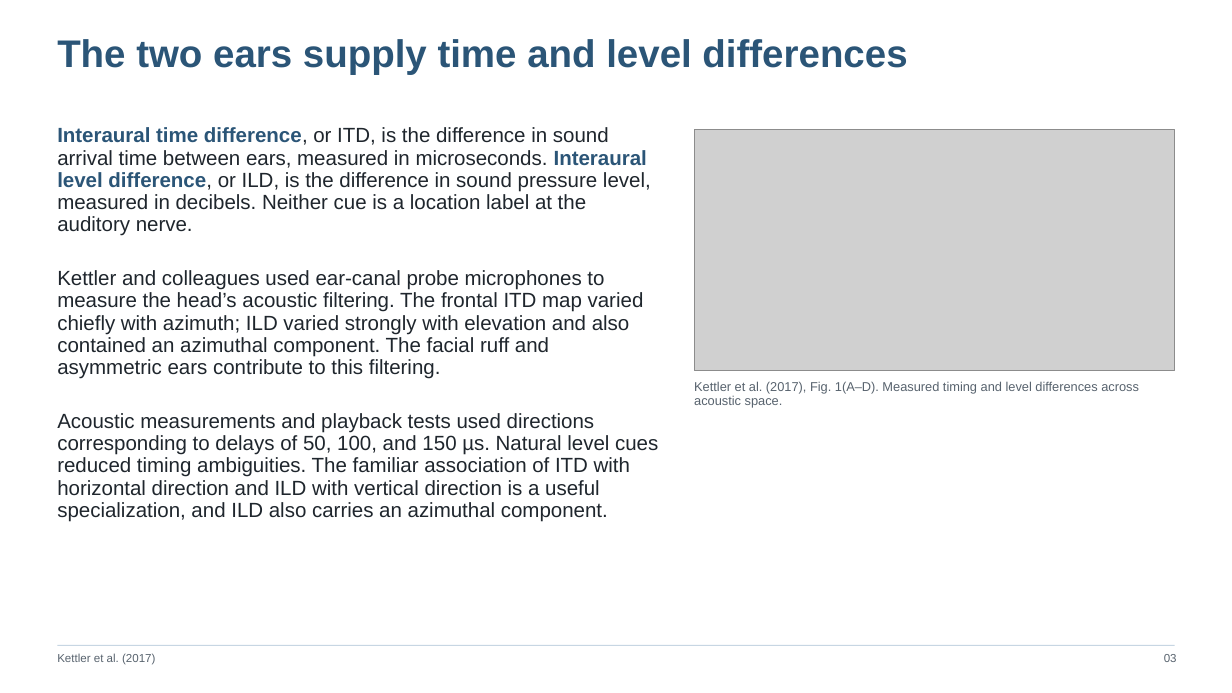
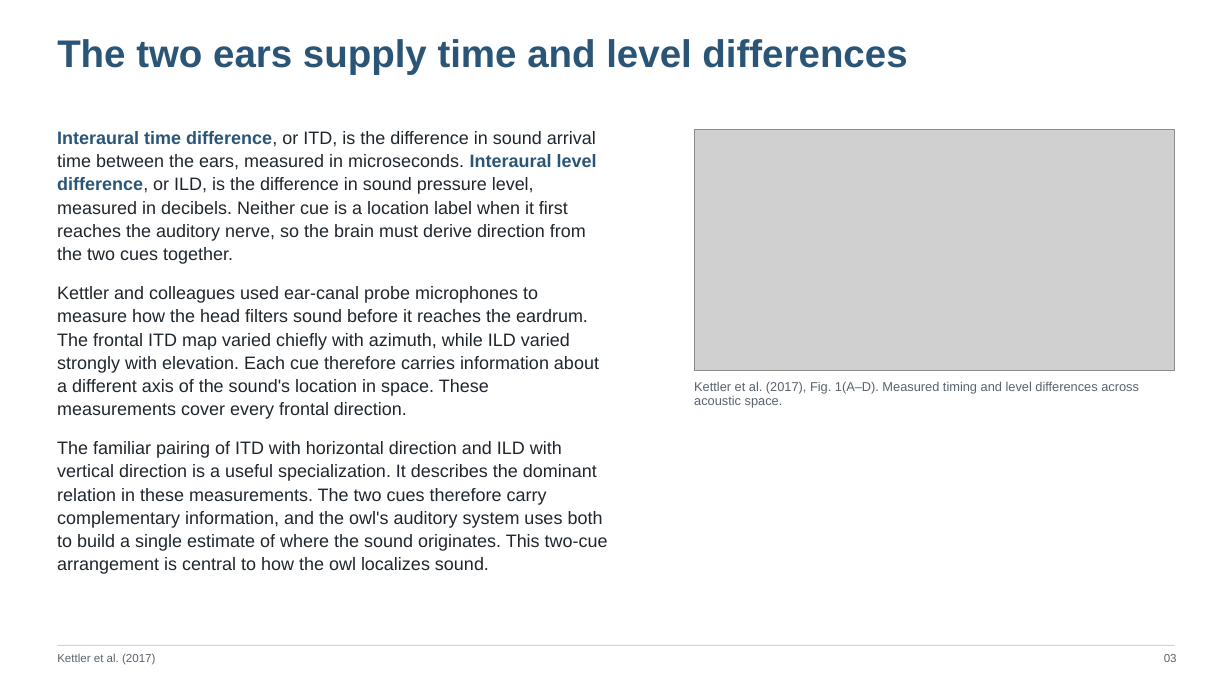
Before and after one commit to jordanxxlopez/NEUROETHOLOGY, a slide deck: slide 3 of scaffolded/Neuroethology_Lecture18_FA2026_SCAFFOLDED.pptx. Drawn at 1232x693 pixels with LibreOffice and Linux fonts; fonts in the diff are those of the drawing; grey boxes stand for pictures. Boxes give left, top, right and bottom in pixels: in the first picture for what was removed or moved away, otherwise in the second. Text is boxed around its words. In the diff, an @@ line names an element or a change of style, - is before the commit and + after.

```diff
--- a/scaffolded/Neuroethology_Lecture18_FA2026_SCAFFOLDED.pptx
+++ b/scaffolded/Neuroethology_Lecture18_FA2026_SCAFFOLDED.pptx
@@ text at (x1=57, y1=131, x2=608, y2=574): text changed; size 16 to 14 pt @@
-Interaural time difference, or ITD, is the difference in sound arrival time between ears, measured in microseconds. Interaural level difference, or ILD, is the difference in sound pressure level, measured in decibels. Neither cue is a location label at the auditory nerve.
+Interaural time difference, or ITD, is the difference in sound arrival time between the ears, measured in microseconds. Interaural level difference, or ILD, is the difference in sound pressure level, measured in decibels. Neither cue is a location label when it first reaches the auditory nerve, so the brain must derive direction from the two cues together.
+Kettler and colleagues used ear-canal probe microphones to measure how the head filters sound before it reaches the eardrum. The frontal ITD map varied chiefly with azimuth, while ILD varied strongly with elevation. Each cue therefore carries information about a different axis of the sound's location in space. These measurements cover every frontal direction.
+The familiar pairing of ITD with horizontal direction and ILD with vertical direction is a useful specialization. It describes the dominant relation in these measurements. The two cues therefore carry complementary information, and the owl's auditory system uses both to build a single estimate of where the sound originates. This two-cue arrangement is central to how the owl localizes sound.
@@ text removed at (x1=57, y1=270, x2=644, y2=379) @@
-Kettler and colleagues used ear-canal probe microphones to measure the head’s acoustic filtering. The frontal ITD map varied chiefly with azimuth; ILD varied strongly with elevation and also contained an azimuthal component. The facial ruff and asymmetric ears contribute to this filtering.
@@ text removed at (x1=57, y1=413, x2=658, y2=522) @@
-Acoustic measurements and playback tests used directions corresponding to delays of 50, 100, and 150 µs. Natural level cues reduced timing ambiguities. The familiar association of ITD with horizontal direction and ILD with vertical direction is a useful specialization, and ILD also carries an azimuthal component.
```
Also in this commit, not shown: 46 other slides changed, 11 slides added, 11 slides removed, 3 other files.
